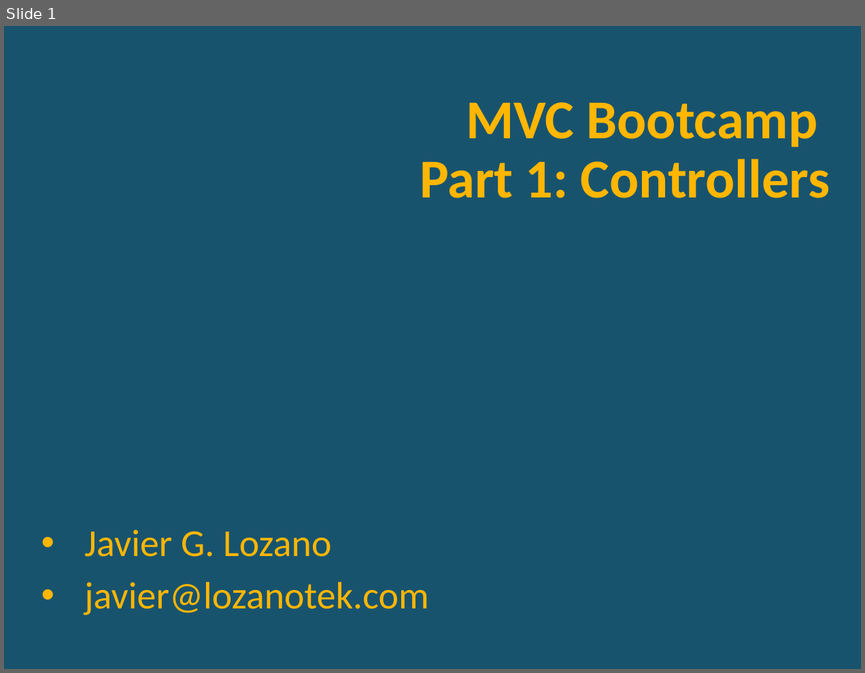
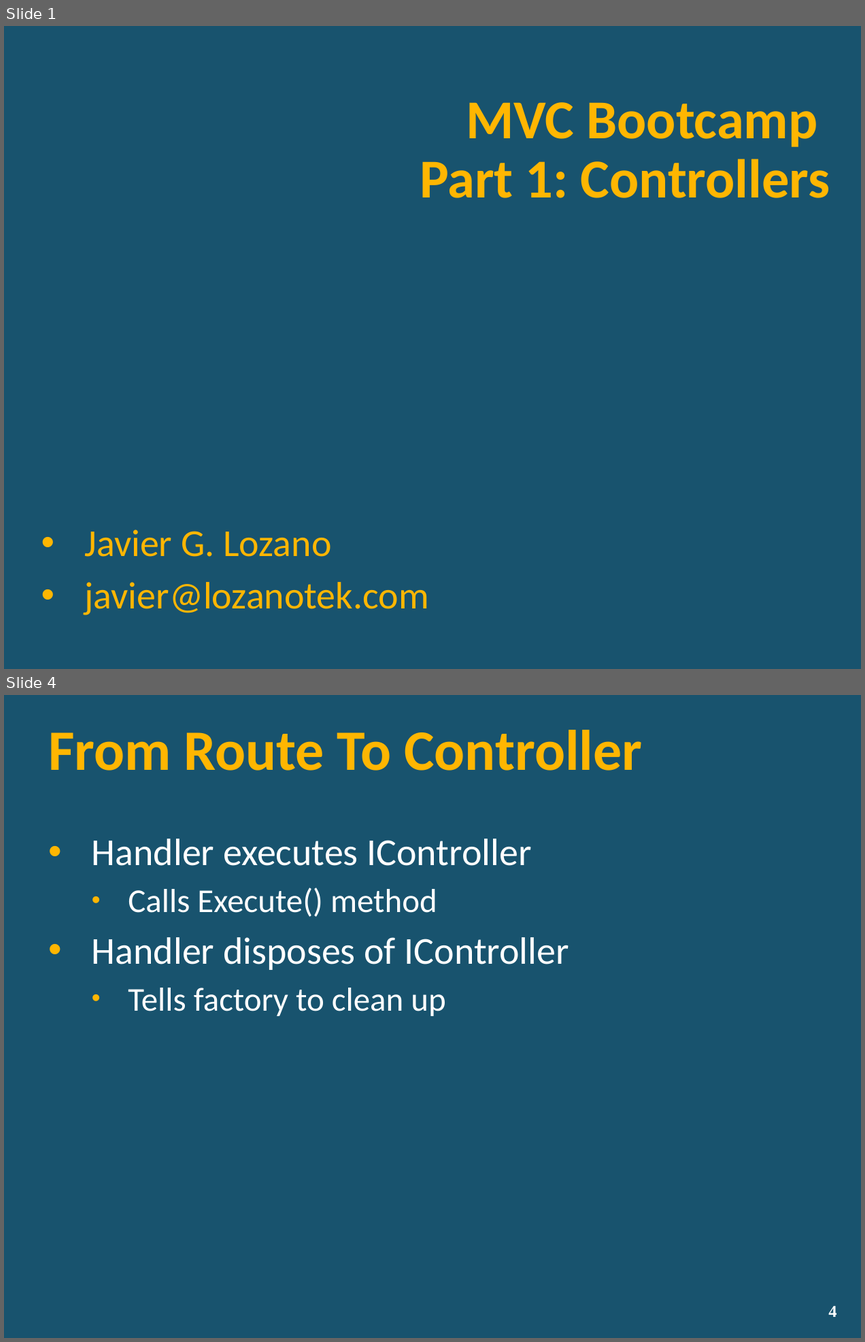
Before and after one commit to lozanotek/MVCBootcamp, a slide deck: slides/part1_controllers.pptx. Shown one above the other, each under a label of ours: slide 1 before the commit, slides 1 and 4 after it; the slides between them are not shown. The pictures are 865x673 and 865x1342 pixels, drawn with LibreOffice and Linux fonts; fonts in the diff are those of the drawing; background and template pictures are left out. Boxes give left, top, right and bottom in pixels: in the first picture for what was removed or moved away, otherwise in the second. Text is boxed around its words. In the diff, an @@ line names an element or a change of style, - is before the commit and + after.

Commit message:
Finished part 1.2 - controllers

```diff
--- a/slides/part1_controllers.pptx
+++ b/slides/part1_controllers.pptx
@@ slide 4 added at (x1=4, y1=695, x2=861, y2=1338), background picture (left out) @@
@@ title added at (x1=48, y1=730, x2=642, y2=770), 48 pt, text #FFB601, bold @@
+From Route To Controller
@@ text added at (x1=92, y1=838, x2=569, y2=1016), 32 pt, text #FFFFFF @@
+• Handler executes IController
+  • Calls Execute() method
+• Handler disposes of IController
+  • Tells factory to clean up
@@ page number added at (x1=828, y1=1306, x2=836, y2=1317), 14 pt, text #FFFFFF, bold @@
+4
```
Also in this commit, not shown: 8 other slides added, 2 slides removed.
